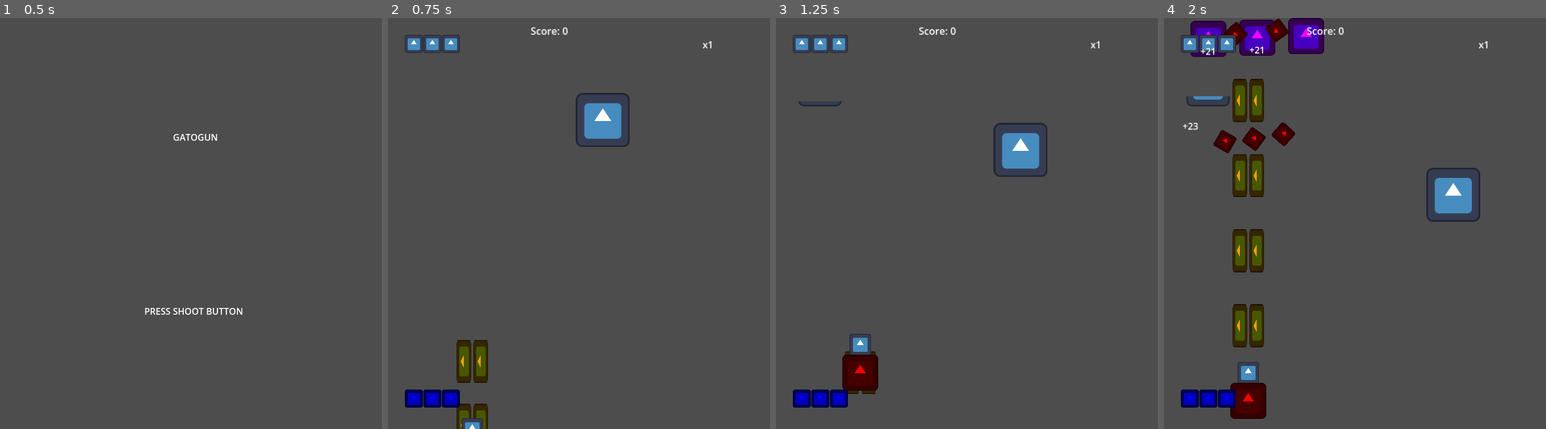
Above: before the commit, frames 1-4 (left to right).
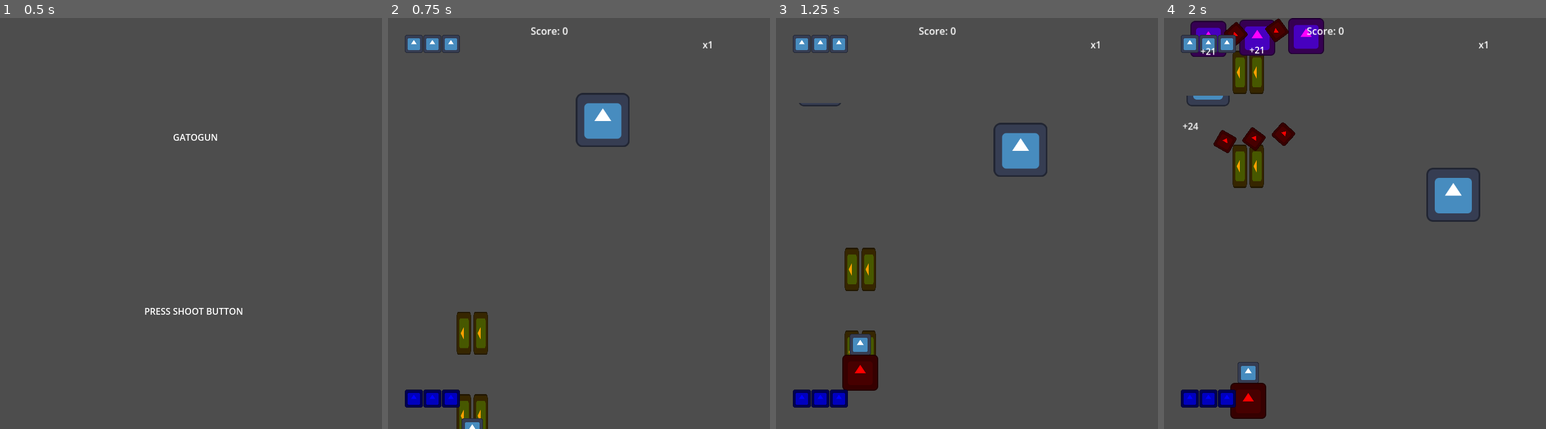
Above: after the commit, the same moments.

Repository: Zeroeth-0/Gatogun
Game: Godot game, scene res://scenes/UI/title_screen.tscn
The game is run twice, just before and just after one commit, with the same random seed, the same clock (stepped at 60 frames per second) and the same inputs. The engine's default icon, where the game draws it, is replaced by a stand-in: a white triangle on a blue panel in a dark square.
Inputs:
- Up to frame 1 (0.5 s): no input
- Up to frame 2 (0.75 s): tap Enter (Start) at 0.5 s; hold Right (RIGHT) from 0.53 s (still down); hold Z (A) from 0.53 s (still down)
- Up to frame 3 (1.25 s): keep holding Right (RIGHT); keep holding Z (A); tap X (B) at 0.8 s
- Up to frame 4 (2 s): release Right (RIGHT) at 1.28 s; release Z (A) at 1.28 s; hold Down (DOWN) from 1.28 s (still down); tap X (B) at 1.35 s; tap C (C) at 1.55 s

Frame 1 is identical in both runs. In frame 2, 1.5% of the frame differs, in the area x 17-27%, y 71-100%; in frame 3, 1.0%; in frame 4, 3.3%, in the area x 5-27%, y 7-81%.

Commit message:
Bug fixes + Gameplay adjustments

Diff:
--- a/project.godot
+++ b/project.godot
@@ -12,7 +12,7 @@
 
 config/name="Gatogun"
 run/main_scene="res://scenes/UI/title_screen.tscn"
-config/features=PackedStringArray("4.5", "GL Compatibility")
+config/features=PackedStringArray("4.4", "GL Compatibility")
 run/max_fps=240
 config/icon="res://icon.svg"
 
--- a/scenes/bullets/player/burst_bullet.tscn
+++ b/scenes/bullets/player/burst_bullet.tscn
@@ -9,7 +9,6 @@
 z_index = 1
 scale = Vector2(2, 1)
 script = ExtResource("1_08ob5")
-speed = 2000.0
 
 [node name="Sprite2D" type="Sprite2D" parent="."]
 modulate = Color(1, 0.627451, 0, 1)
--- a/scenes/items/max_power_up.tscn
+++ b/scenes/items/max_power_up.tscn
@@ -4,4 +4,5 @@
 
 [node name="Item" instance=ExtResource("1_bbhu2")]
 scale = Vector2(1.5, 1.5)
+itemEnum = 2
 isMaxPowerUp = true
--- a/scenes/player/player.tscn
+++ b/scenes/player/player.tscn
@@ -10,7 +10,6 @@
 [node name="CatPlayer" type="CharacterBody2D" node_paths=PackedStringArray("sprite", "hitbox") groups=["Player"]]
 z_index = 4
 script = ExtResource("1_7pfs0")
-DollStyle = 2
 sprite = NodePath("Icon")
 bomb = ExtResource("2_ufgkt")
 hitbox = NodePath("Denialzone")
--- a/source/bullets/player_bullet.gd
+++ b/source/bullets/player_bullet.gd
@@ -5,7 +5,7 @@
 
 # === CONFIGURACIÓN EXPORTADA ===
 @export var BulletType: BulletEnum = BulletEnum.BURST
-@export var speed: float = 1000.0
+@export var speed: float = 2500.0
 @export var damage: int = 1
 @export var lifeTime: float = 1.0
 
--- a/source/items/item.gd
+++ b/source/items/item.gd
@@ -1,7 +1,7 @@
 extends Area2D
 
 # === TIPOS DE ITEM ===
-enum ItemType { MEDAL, POWERUP, BOMB, ONEUP }
+enum ItemType { MEDAL, POWERUP, MAXPOWERUP, BOMB, ONEUP }
 
 # === EXPORTABLES CONFIGURABLES ===
 @export var itemEnum: ItemType = ItemType.MEDAL                                 # Tipo de item
@@ -31,9 +31,7 @@
 func _process(delta: float) -> void:
 	match itemEnum:
 		ItemType.MEDAL: _move_medal(delta) # Movimiento medalla
-		ItemType.POWERUP: _move_powerup(delta) # Movimiento potenciador
-		ItemType.BOMB: _move_powerup(delta) # Movimiento bomba (igual que potenciador)
-		ItemType.ONEUP: _move_powerup(delta) # Movimiento 1-Up (igual que potenciador)
+		_: _move_powerup(delta) # Movimiento potenciador
 
 func _move_medal(delta):
 		if followingPlayer: _move_towards_player(delta)
@@ -79,7 +77,8 @@
 			ItemType.MEDAL:
 				GAME.innerMedalChain += 1
 				SCORE.increase_mult()
-			ItemType.POWERUP: WEAPON.lvl_up("MAX")
+			ItemType.POWERUP: WEAPON.lvl_up("ALL")
+			ItemType.MAXPOWERUP: WEAPON.lvl_up("MAX")
 			ItemType.BOMB: if GAME.bombCount < 6: GAME.bombCount += 1
 			ItemType.ONEUP: if GAME.lives < 6: GAME.lives += 1
 		queue_free()
--- a/source/player/player.gd
+++ b/source/player/player.gd
@@ -34,8 +34,8 @@
 		_handle_movement()
 		_clamp_to_screen(get_viewport().get_visible_rect().size)
 		if Input.is_action_just_pressed("B") and GAME.bombCount > 0 and canDie: _handle_bombing()
-		if DollStyle == StyleEnum.SPEED: speed = 200 if INPUT.fireHold else 400
-		else: speed = 150 if INPUT.fireHold else 350
+		if DollStyle == StyleEnum.SPEED: speed = 150 if INPUT.fireHold else 350
+		else: speed = 150 if INPUT.fireHold else 300
 	else:
 		# Movimiento automático antes de habilitar control
 		if not shielded:
--- a/utils/GameManager.gd
+++ b/utils/GameManager.gd
@@ -48,10 +48,7 @@
 
 		# Resetear estado (armas + cadenas/combos)
 		SCORE.reset()
-		WEAPON.burstLvl = 1.0
-		WEAPON.rOptActive = false
-		WEAPON.lOptActive = false
-		WEAPON.optionCounter = 0
+		WEAPON.reset_lvl()
 
 		# Instanciar jugador
 		var instance = cat.instantiate()
--- a/utils/WeaponManager.gd
+++ b/utils/WeaponManager.gd
@@ -21,7 +21,7 @@
 func lvl_up(weapon: String):
 	match weapon:
 		"ALL":
-			for key in weapons: weapons[key] = min(weapons[key] + 1.0, maxLvl)
+			for key in weapons:weapons[key] = min(weapons[key] + 1.0, maxLvl)
 		"MAX":
 			for key in weapons: weapons[key] = maxLvl
 			optionCounter = 2
@@ -31,6 +31,13 @@
 			if weapons.has(weapon): weapons[weapon] = min(weapons[weapon] + 1.0, maxLvl)
 	remap_lvl()
 
+func reset_lvl():
+	for key in weapons: weapons[key] = 1.0
+	rOptActive = false
+	lOptActive = false
+	optionCounter = 0
+	remap_lvl()
+
 func remap_lvl():
 	burstLvl = weapons["BURST"]
 	laserLvl = weapons["LASER"]
